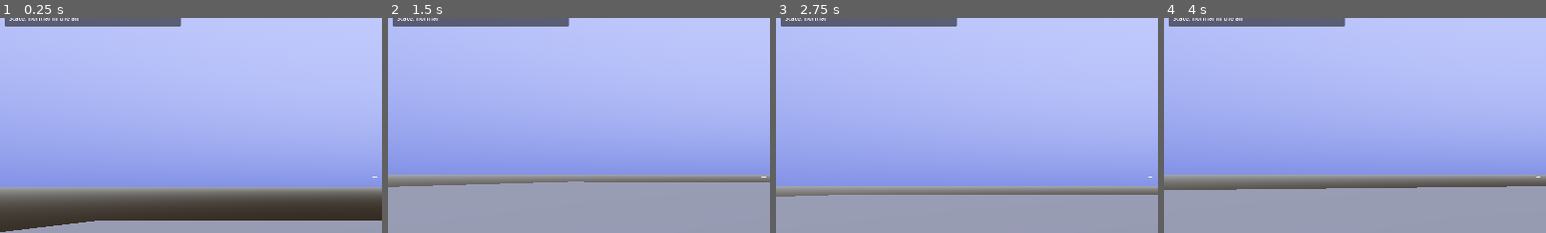
Above: before the commit, frames 1-4 (left to right).
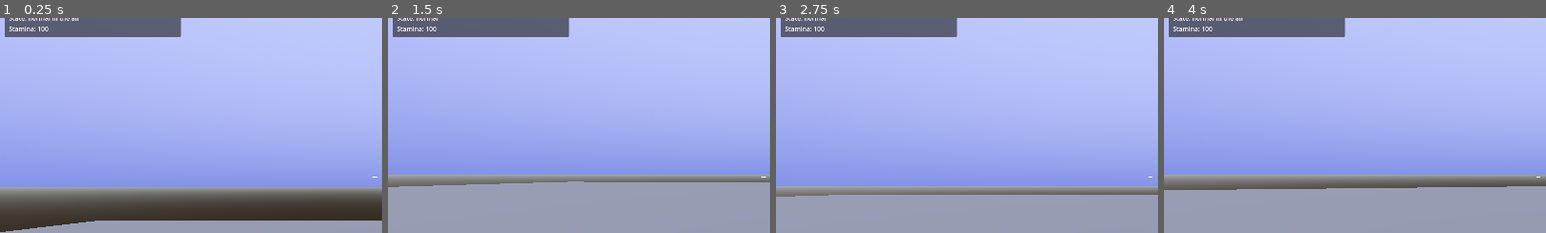
Above: after the commit, the same moments.

Repository: RitzyTeam/PostmanLife
Game: Godot game, scene res://scenes/test_scene/test_scene.tscn
Same seed, same stepped clock (60 frames per second), same inputs: the game is played once before the commit and once after it. The project has no main scene, so this scene is started directly.
Inputs (mouse positions are % of the whole screen's width and height, from its top left):
- Up to frame 1 (0.25 s): no input
- Up to frame 2 (1.5 s): move the mouse to (55, 50) at 0.52 s; hold D (move_right) 0.53-1.28 s; tap W (move_foward) at 0.6, 1.35 s; tap Space (move_jump) at 0.77 s; tap Enter at 1.25 s; move the mouse to (45, 50) at 1.27 s; hold S (move_backward) from 1.28 s (still down)
- Up to frame 3 (2.75 s): tap Space (move_jump) at 1.52 s; move the mouse to (52, 48) at 2.02 s; release S (move_backward) at 2.03 s; hold D (move_right) from 2.03 s (still down); tap W (move_foward) at 2.1 s
- Up to frame 4 (4 s): tap Space (move_jump) at 2.75, 3.02, 3.77 s; move the mouse to (49, 52) at 2.77 s; tap W (move_foward) at 2.85, 3.6 s; move the mouse to (57, 51) at 3.52 s; release D (move_right) at 3.53 s; hold A (move_left) from 3.53 s (still down)
The pictures show only the part of the screen within x 0-50%, y 13-63%; the shares and areas given below are measured in that part.

The runs differ from the first frame. In frame 1, 2.3% of the frame differs, in the area x 1-48%, y 3-9%; in frame 2, 2.3%; in frame 3, 2.3%; in frame 4, 2.3%.

Commit message:
Стамина

Diff:
--- a/objects/player/player.gd
+++ b/objects/player/player.gd
@@ -53,6 +53,7 @@
 # Member variables
 var speed : float = base_speed
 var current_speed : float = 0.0
+var stamina: float = 100
 # States: normal, crouching, sprinting
 var state : String = "normal"
 var low_ceiling : bool = false # This is for when the cieling is too low and the player needs to crouch.
@@ -75,6 +76,14 @@
 
 
 func _physics_process(delta):
+#region СТАМИНА
+	if stamina < 100 and state == 'normal':
+		stamina += 0.1
+	if Input.is_action_pressed(SPRINT):
+		var a = stamina - 0.1
+		if a > 0:
+			stamina -= 0.2
+#endregion
 	current_speed = Vector3.ZERO.distance_to(get_real_velocity())
 	$UI/UserInterface/DebugPanel.add_property("Speed", snappedf(current_speed, 0.001), 1)
 	$UI/UserInterface/DebugPanel.add_property("Target speed", speed, 2)
@@ -86,6 +95,7 @@
 	]
 	var readable_velocity : String = "X: " + str(vd[0]) + " Y: " + str(vd[1]) + " Z: " + str(vd[2])
 	$UI/UserInterface/DebugPanel.add_property("Velocity", readable_velocity, 3)
+	$UI/UserInterface/DebugPanel.add_property("Stamina", stamina, 4)
 
 	# Gravity
 	#gravity = ProjectSettings.get_setting("physics/3d/default_gravity") # If the gravity changes during your game, uncomment this code
@@ -154,7 +164,7 @@
 func handle_state(moving):
 	if sprint_enabled:
 		if sprint_mode == 0:
-			if Input.is_action_pressed(SPRINT) and state != "crouching":
+			if Input.is_action_pressed(SPRINT) and state != "crouching" and int(stamina) > 0:
 				if moving:
 					if state != "sprinting":
 						enter_sprint_state()
